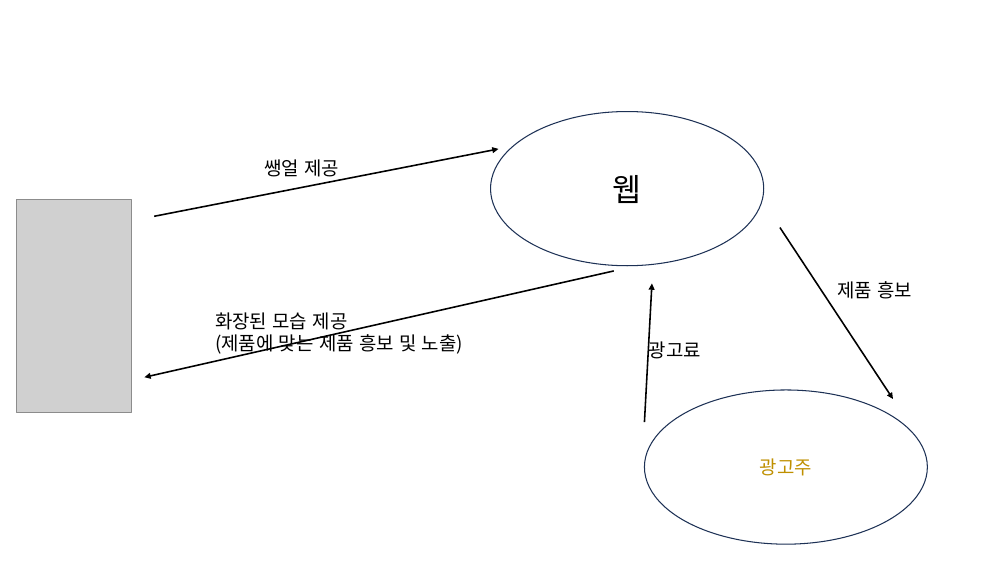
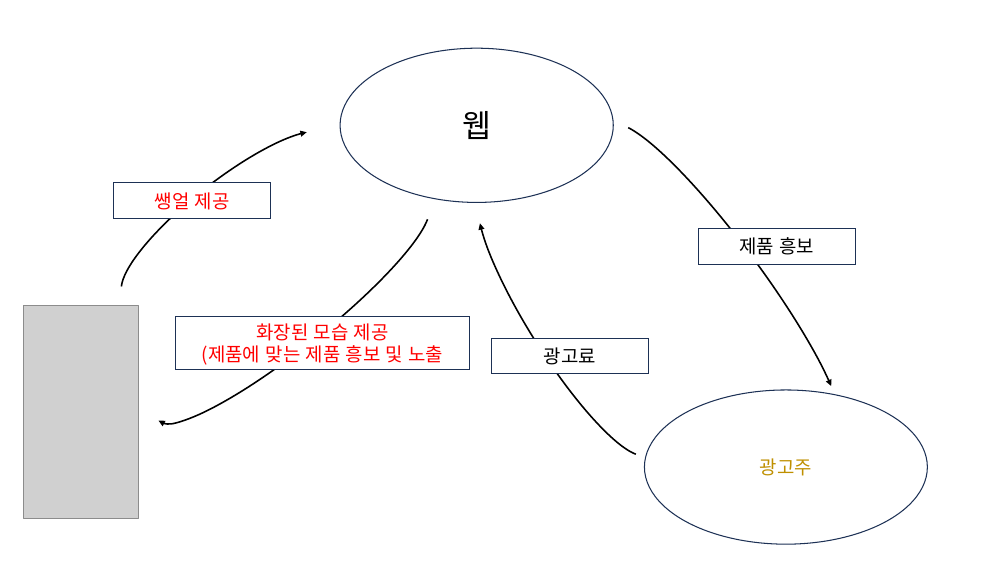
Before and after one commit to hosunghyun/Smart_Makeup_Web, a slide deck: slide 2 of UI프로토타입.pptx (slide 1 before the commit). Drawn at 1008x567 pixels with LibreOffice and Linux fonts; fonts in the diff are those of the drawing; grey boxes stand for pictures. Boxes give left, top, right and bottom in pixels: in the first picture for what was removed or moved away, otherwise in the second. Text is boxed around its words. In the diff, an @@ line names an element or a change of style, - is before the commit and + after.

```diff
--- a/UI프로토타입.pptx
+++ b/UI프로토타입.pptx
@@ ellipse "웹": place and size @@
-ellipse "웹" at (491, 112, 764, 266)
+ellipse "웹" at (340, 48, 613, 203)
@@ arc (boxed as its full ellipse) added at (103, 109, 349, 321), outline #000000 1.5 pt @@
@@ arc (boxed as its full ellipse) added at (586, 106, 864, 448), outline #000000 1.5 pt @@
@@ arrow removed from (154, 216) to (498, 149) @@
@@ arc (boxed as its full ellipse) added at (454, 177, 676, 472), outline #000000 1.5 pt @@
@@ rectangle "쌩얼 제공": place and size @@
-rectangle "쌩얼 제공" at (264, 159, 339, 180)
+rectangle "쌩얼 제공" at (113, 183, 271, 219)
@@ rectangle "쌩얼 제공" at (113, 183, 271, 219): text colour #000000 to #FF0000; alignment left to centre; vertical alignment top to middle; fill none to #FFFFFF; outline none to #1E3256 1 pt @@
@@ arc (boxed as its full ellipse) added at (138, 180, 448, 447), outline #000000 1.5 pt @@
@@ rectangle "제품 흥보" at (699, 228, 856, 264): alignment left to centre; vertical alignment top to middle; fill none to #FFFFFF; outline none to #1E3256 1 pt @@
@@ rectangle "제품 흥보": place and size @@
-rectangle "제품 흥보" at (838, 281, 913, 299)
+rectangle "제품 흥보" at (699, 228, 856, 264)
@@ arrow removed from (780, 228) to (893, 399) @@
@@ arrow removed from (614, 271) to (144, 377) @@
@@ arrow removed from (644, 422) to (652, 284) @@
@@ picture: place and size @@
-picture at (16, 200, 131, 412)
+picture at (23, 306, 138, 518)
@@ rectangle "화장된 모습 제공 (제품에 맞는 ...": place and size @@
-rectangle "화장된 모습 제공 (제품에 맞는 ..." at (215, 312, 463, 356)
+rectangle "화장된 모습 제공 (제품에 맞는 ..." at (175, 317, 469, 370)
@@ rectangle "화장된 모습 제공 (제품에 맞는 ..." at (175, 317, 469, 370): vertical alignment top to middle; fill none to #FFFFFF; outline none to #1E3256 1 pt @@
@@ text in rectangle at (202, 323, 444, 365): text changed; text colour #000000 to #FF0000 @@
-화장된 모습 제공
-(제품에 맞는 제품 흥보 및 노출)
+화장된 모습 제공
+(제품에 맞는 제품 흥보 및 노출
@@ rectangle "광고료": place and size @@
-rectangle "광고료" at (649, 337, 701, 359)
+rectangle "광고료" at (492, 338, 649, 374)
@@ rectangle "광고료" at (492, 338, 649, 374): alignment left to centre; vertical alignment top to middle; fill none to #FFFFFF; outline none to #1E3256 1 pt @@
```
Also in this commit, not shown: 4 other slides changed, 1 slide added, 1 slide removed, 1 other file.
